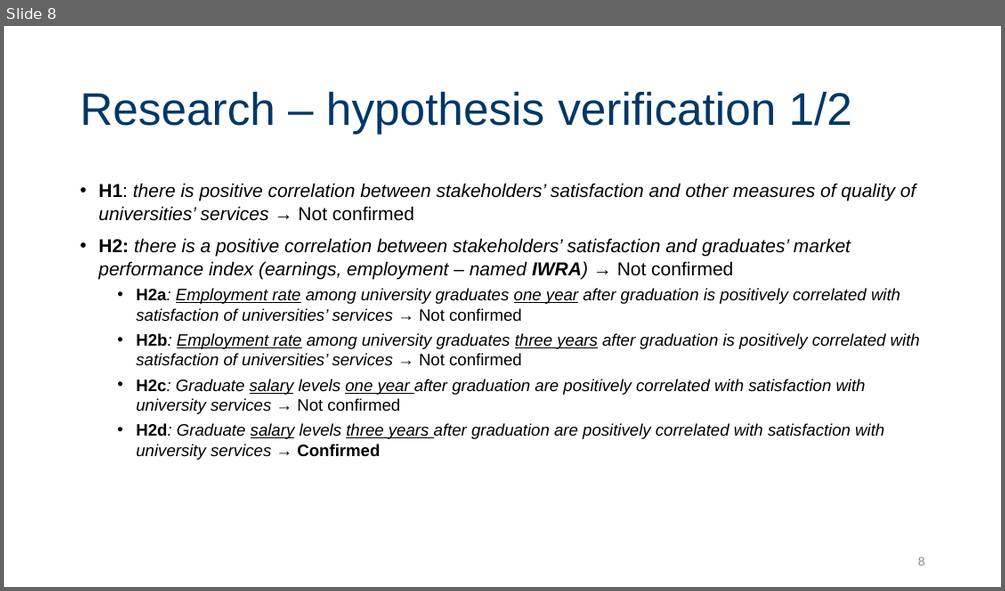
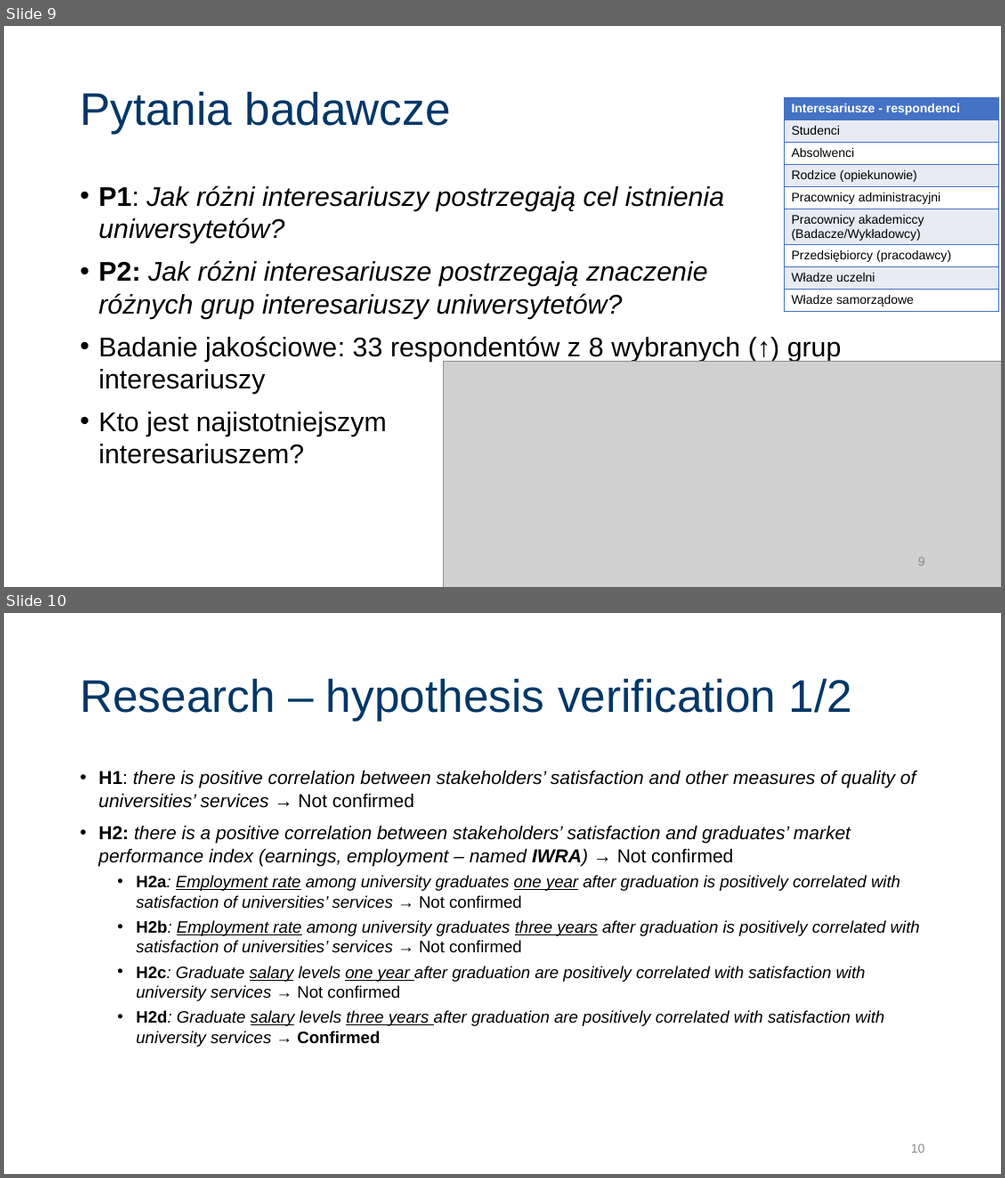
Before and after one commit to JeanPaulSzefler/doktorat_git, a slide deck: Obrona_JPSZEFLER/SSI_forHEI_QMS_PL_v0.1.pptx. Shown one above the other, each under a label of ours: slide 8 before the commit, slides 9 and 10 after it. The pictures are 1005x591 and 1005x1178 pixels, drawn with LibreOffice and Linux fonts; fonts in the diff are those of the drawing; grey boxes stand for pictures. Boxes give left, top, right and bottom in pixels: in the first picture for what was removed or moved away, otherwise in the second. Text is boxed around its words. In the diff, an @@ line names an element or a change of style, - is before the commit and + after.

```diff
--- a/Obrona_JPSZEFLER/SSI_forHEI_QMS_PL_v0.1.pptx
+++ b/Obrona_JPSZEFLER/SSI_forHEI_QMS_PL_v0.1.pptx
@@ slide 9 added at (4, 26, 1001, 587), background #FFFFFF @@
@@ title added at (80, 91, 451, 134), 44 pt, text #003767 @@
+Pytania badawcze
@@ table added at (784, 98, 998, 314), 9 rows, 1 columns @@
+Interesariusze - respondenci
+Studenci
+Absolwenci
+Rodzice (opiekunowie)
+Pracownicy administracyjni
+Pracownicy akademiccy (Badacze/Wykładowcy)
+Przedsiębiorcy (pracodawcy)
+Władze uczelni
+Władze samorządowe
@@ text added at (98, 185, 841, 464), 26 pt, text #000000, italic @@
+• P1: Jak różni interesariuszy postrzegają cel istnienia
+  uniwersytetów?
+• P2: Jak różni interesariusze postrzegają znaczenie
+  różnych grup interesariuszy uniwersytetów?
+• Badanie jakościowe: 33 respondentów z 8 wybranych (↑) grup interesariuszy
+• Kto jest najistotniejszym
+  interesariuszem?
@@ picture added at (444, 361, 1001, 587) @@
@@ page number added at (918, 556, 925, 565), 12 pt, text #8C8C8C @@
+9
@@ what was slide 8 is now slide 10 @@
@@ page number at (911, 1143, 925, 1152): text changed @@
-8
+10
```
Also in this commit, not shown: 8 slides changed, 6 other slides added, 5 slides removed, 7 other files.
